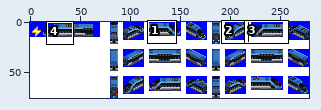
Edited in one commit: sprite sheet (src/locomotive/ITX_SM2/ITX_SM2_C.png). Above, an overview of the earlier version with the close-up marked.
Close-up. Old version:
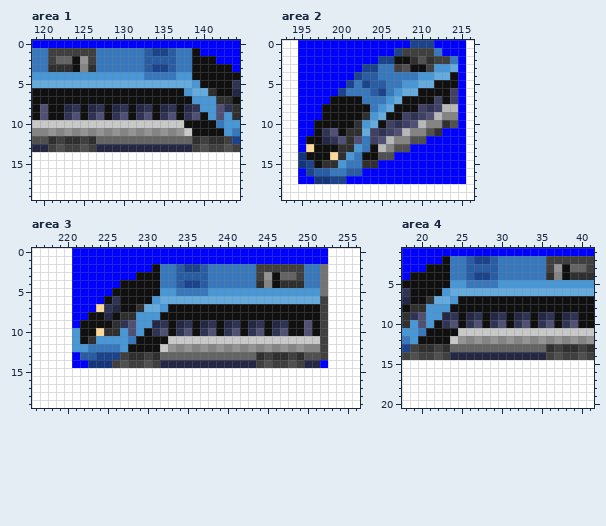
The file is 279x76 pixels. Shown: area 1: x 119..144, y 0..19; area 2: x 193..216, y 0..19; area 3: x 216..256, y 0..19; area 4: x 18..41, y 1..20. The commit also changed other parts of the picture, which this record leaves out.
And afterwards:
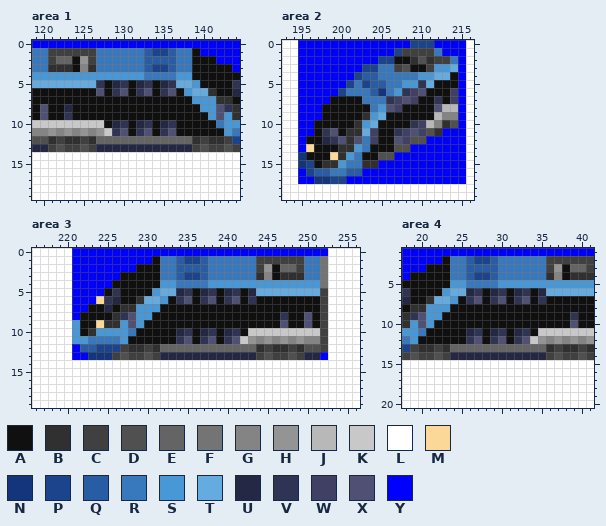
Palette (. is transparent): A #101010  B #303030  C #404040  D #505050  E #646464  F #747474  G #848484  H #949494  J #b8b8b8  K #c8c8c8  L #ffffff  M #fcd898  N #14347c  P #1c448c  Q #285ca4  R #3878bc  S #4898d8  T #64ace0  U #242844  V #303454  W #404064  X #505074  Y #0000ff
The edit:
Changed rows in their new state; - is an unchanged pixel.
Area 1:
first column x 124:
 5 ---VAUVAUVAUV---
 6 ---X-VX-VX-VX---
 8 A-AA-AA-AA-AA-AA
 9 A-AA-AA-AA-AA-AA
10 ----AUVAUVAUVA--
11 ----KVXAVXAVXAA-
Area 2:
first column x 205:
 5 -----V--
 6 N--VWX--
 7 -VWXW--V
 8 -XW--AAX
 9 ---AAAA-
10 -AAAVWJ-
11 AAVWXW--
12 AAXW----
13 AA------
Area 3:
first column x 221:
 1 ----------ARRQPPQRRRRRRCCCCCCRRF
 2 --------AA----QQ--------HAEE----
 3 ------AA------PP-------BG-BBB---
 4 -----A-----SSRRRRSSSSSSSSSSSSSS-
 5 ----AV----STTUVAUVAUVAUTTTTTTTTC
 6 ---MVU--BTTSAVXAVXAVXAVAAAAAAAA-
 7 --AAUABBSSSA--------------------
 8 -A--ABVX--A---------------V--X--
 9 S--MB-S--AAA-AA-AA-AA-AA-AX-----
10 --BSSS-RA-AA-UV-UV-UV-KKKKKKKKK-
11 -SRRRR-A----AVXAVXAVX-HGHGHGHGG-
12 YQQPPPCBBCBEEEEEEEEEEEEBCBBCBDD-
13 -YNNNCDCCDCUUUUUUUUUUUUCDCCDCUUY
14 LLLLLLLLLLLLLLLLLLLLLLLLLLLLLLLL
Area 4:
first column x 23:
 6 ---UVAUVAUVAU---
 7 ---VX-VX-VX-V---
 9 AA-AA-AA-AA-AA-A
10 AA-AA-AA-AA-AA-A
11 --AUVAUVAUVA----
12 -AAVXAVXAVXK----
Where, in picture pixels (left, top, right, bottom), the same in both close-ups:
changed: (72, 80, 200, 136)
changed: (378, 80, 442, 152)
changed: (72, 256, 328, 368)
changed: (442, 288, 570, 344)
